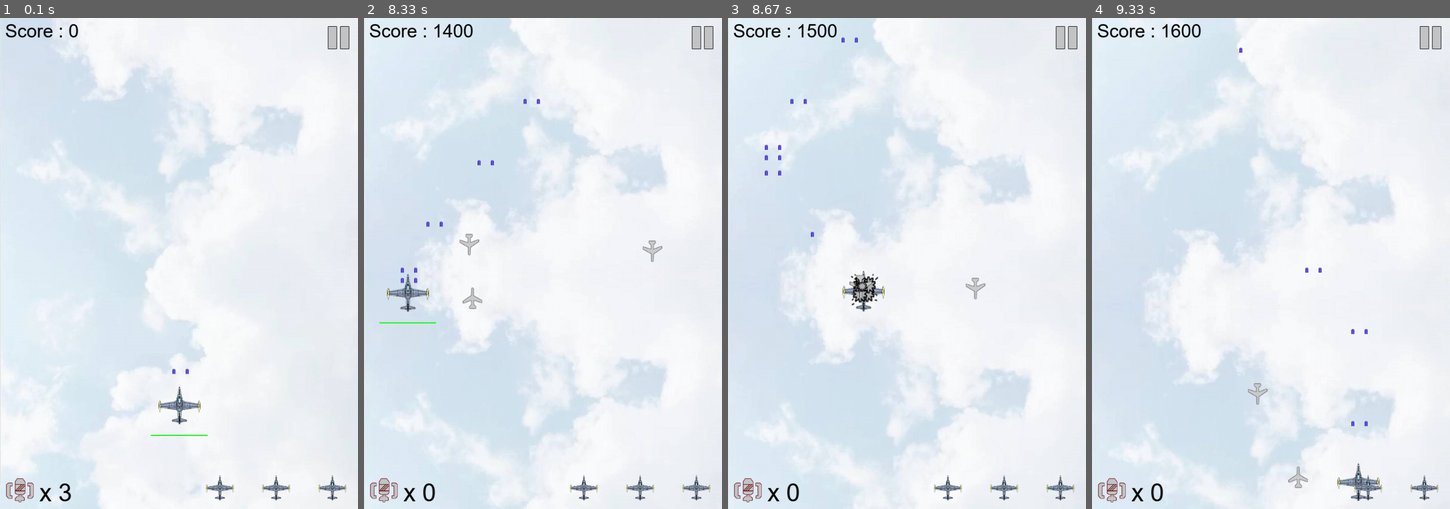
Above: before the commit, frames 1-4 (left to right).
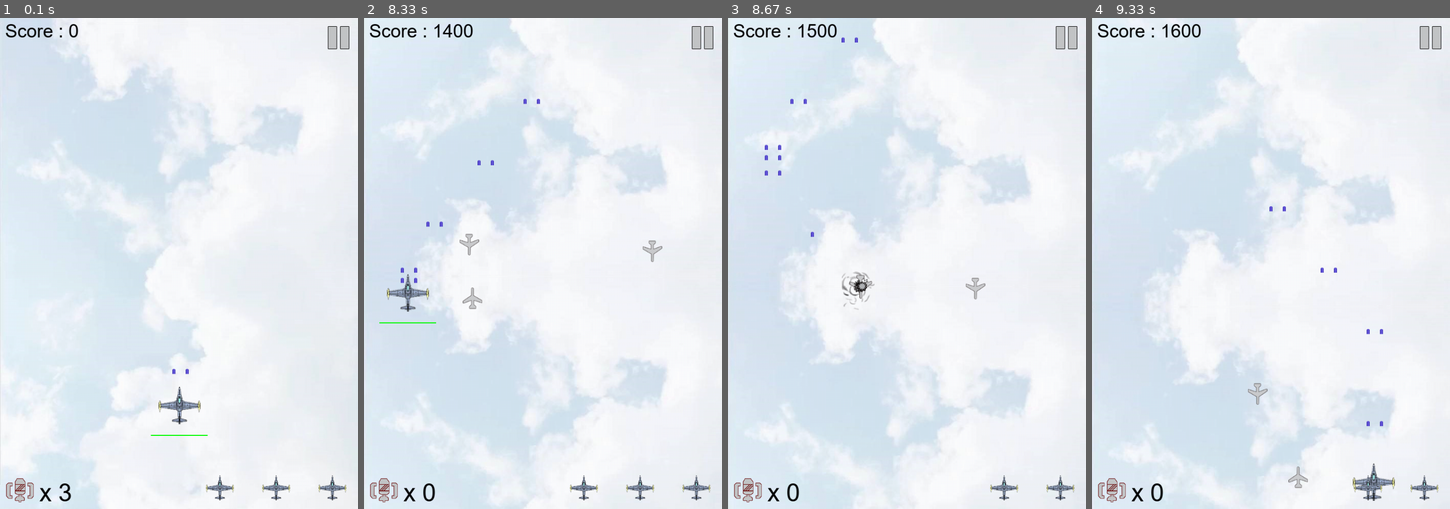
Above: after the commit, the same moments.

Repository: charlie-ccw/Pygame-project
Game: pygame game, started from main.py
The game is run twice, just before and just after one commit, with the same random seed, the same clock (stepped at 60 frames per second) and the same inputs.
Inputs:
- Up to frame 1 (0.1 s): no input
- Up to frame 2 (8.33 s): tap Space at 0.33, 0.73, 1.03, 1.23, 1.57, 1.87, 2.07, 2.37, 2.63, 2.97, 3.27, 3.4, 3.8, 4.1, 4.47, 4.87, 5.17, 5.37, 5.67, 5.87, 6.2, 6.5, 6.7, 7, 7.27, 7.6, 7.9, 8.03 s; hold D 0.67-1.13 s; hold W 1.17-1.47 s; hold D 1.5-1.97 s; hold A 2-2.53 s; hold S 2.57-2.87 s; hold A 2.9-3.3 s; hold W 3.33-3.7 s; hold D 3.73-4.37 s; hold S 4.4-4.77 s; hold A 4.8-5.27 s; hold D 5.3-5.77 s; hold W 5.8-6.1 s; hold D 6.13-6.6 s; hold A 6.63-7.17 s; hold S 7.2-7.5 s; hold A 7.53-7.93 s; hold W from 7.97 s (still down)
- Up to frame 3 (8.67 s): release W at 8.33 s; hold D from 8.37 s (still down); tap Space at 8.43 s
- Up to frame 4 (9.33 s): tap Space at 8.73, 9.1 s; release D at 9 s; hold S from 9.03 s (still down)

Frames 1-2 are identical in both runs. In frame 3, 0.5% of the frame differs, in the area x 31-66%, y 51-99%; in frame 4, 0.5%.

Commit message:
Update myplane.py
reset my plane's energy

Diff:
--- a/myplane.py
+++ b/myplane.py
@@ -2,7 +2,7 @@
 
  # here we difine the Myplane
 class Myplane(pygame.sprite.Sprite):
-    energy = 5
+    energy = 4
     def __init__(self,size):
         pygame.sprite.Sprite.__init__(self)
 
